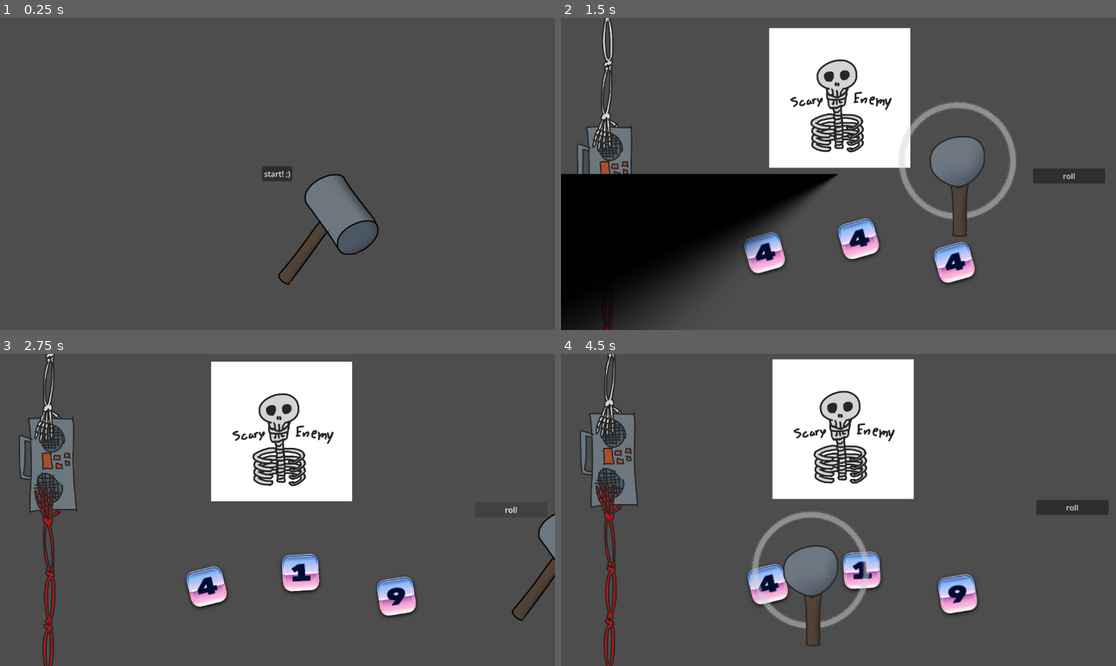
Above: before the commit, frames 1-4 (two rows, left to right).
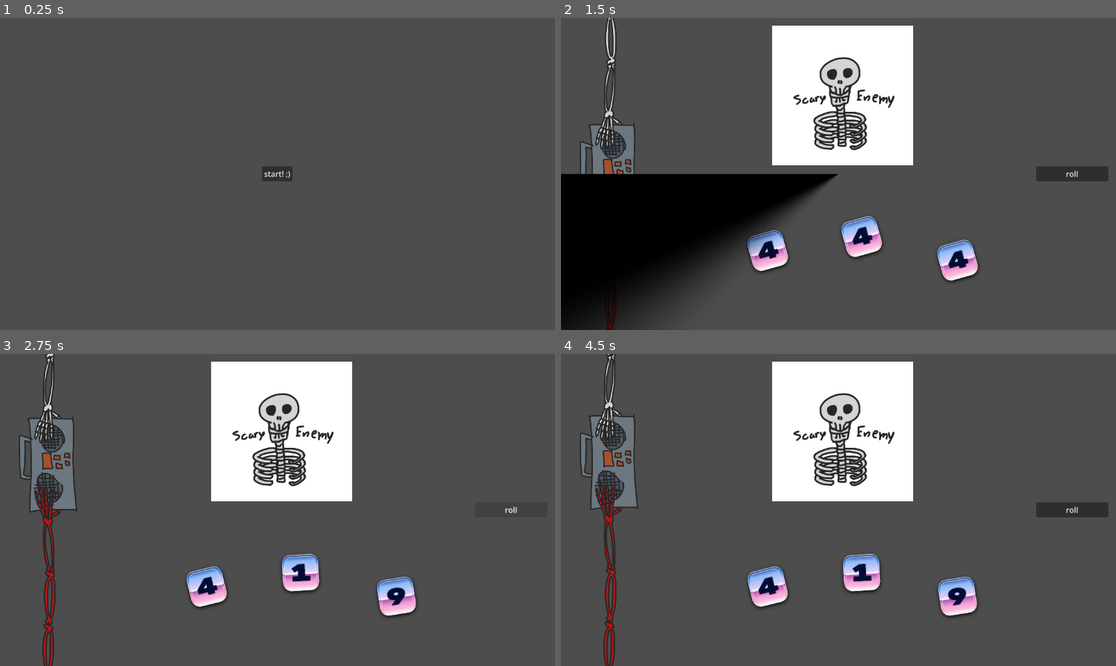
Above: after the commit, the same moments.

Repository: vhoyer/ludum_dare_60
Game: Godot game, scene res://stages/main_menu/main_menu.tscn
Two runs of this game, one before a commit and one after it. Both use one fixed random seed, a clock stepped at 60 frames per second and the inputs below.
Inputs (mouse positions are in pixels of both pictures, inside the frame that each line leads up to):
- Up to frame 1 (0.25 s): no input
- Up to frame 2 (1.5 s): click "start! ,)" at 0.5 s; move the mouse to (960, 158) at 1.27 s; hold Right (ui_right) from 1.28 s (still down); tap K at 1.35 s; click (960, 158) at 1.42 s
- Up to frame 3 (2.75 s): release Right (ui_right) at 2 s; click "roll" at 2 s
- Up to frame 4 (4.5 s): move the mouse to (727, 525) at 2.77 s; hold Down (ui_down) 2.78-3.53 s; tap K at 2.85, 3.6, 4.35 s; click (727, 525) at 2.92 s; move the mouse to (894, 441) at 3.52 s; hold Right (ui_right) 3.53-4.28 s; click (894, 441) at 3.67 s; move the mouse to (810, 572) at 4.27 s; hold Up (ui_up) from 4.28 s (still down); click (810, 572) at 4.42 s

The runs differ from the first frame. In frame 1, 1.8% of the frame differs, in the area x 50-69%, y 49-86%; in frame 2, 8.5%, in the area x 2-99%, y 0-100%; in frame 3, 0.5%; in frame 4, 7.7%.

Commit message:
✨ Create the default cursor

Diff:
--- a/components/game_cursor/cursor_resource.gd
+++ b/components/game_cursor/cursor_resource.gd
@@ -19,6 +19,9 @@
 @export
 var _pressed_sound: AudioEventBus.Id
 
+@export_enum('none', 'impact')
+var pressed_effect: String = 'none'
+
 
 enum Type {
 	NORMAL,
--- /dev/null
+++ b/components/game_cursor/cursors/default.tres
@@ -0,0 +1,8 @@
+[gd_resource type="Resource" script_class="CursorResource" format=3 uid="uid://bx586f3ywe4bs"]
+
+[ext_resource type="Script" uid="uid://ea62rs5o56wh" path="res://components/game_cursor/cursor_resource.gd" id="1_btclw"]
+
+[resource]
+script = ExtResource("1_btclw")
+_pressed_sound = 1
+metadata/_custom_type_script = "uid://ea62rs5o56wh"
--- a/components/game_cursor/cursors/hammer.tres
+++ b/components/game_cursor/cursors/hammer.tres
@@ -9,4 +9,6 @@
 _normal = ExtResource("1_t5x37")
 _pressed = ExtResource("2_qnb4u")
 _pressed_offset = Vector2(-77, -69)
+_pressed_sound = 5
+pressed_effect = "impact"
 metadata/_custom_type_script = "uid://ea62rs5o56wh"
--- a/components/game_cursor/cursors/hand.tres
+++ b/components/game_cursor/cursors/hand.tres
@@ -7,4 +7,6 @@
 script = ExtResource("2_es7e0")
 _pressed = ExtResource("1_xh8nm")
 _pressed_offset = Vector2(-132, -132)
+_pressed_sound = 6
+pressed_effect = "impact"
 metadata/_custom_type_script = "uid://ea62rs5o56wh"
--- a/components/game_cursor/game_cursor.gd
+++ b/components/game_cursor/game_cursor.gd
@@ -3,6 +3,9 @@
 
 
 @export
+var _default_cursor: CursorResource
+
+
 var cursor: CursorResource
 
 
@@ -14,6 +17,7 @@
 
 
 func _ready() -> void:
+	cursor = _default_cursor
 	cursor.apply(_cursor_sprite, CursorResource.Type.NORMAL)
 
 
@@ -26,7 +30,9 @@
 		if event.button_index == MOUSE_BUTTON_LEFT:
 			if event.is_pressed():
 				cursor.apply(_cursor_sprite, CursorResource.Type.PRESSED)
-				_impact()
+
+				match cursor.pressed_effect:
+					'impact': _impact()
 			else:
 				cursor.apply(_cursor_sprite, CursorResource.Type.NORMAL)
 
--- a/components/game_cursor/game_cursor.tscn
+++ b/components/game_cursor/game_cursor.tscn
@@ -1,7 +1,7 @@
 [gd_scene format=3 uid="uid://usqu7frh72wo"]
 
 [ext_resource type="Script" uid="uid://bfrgc2xrx58px" path="res://components/game_cursor/game_cursor.gd" id="1_0mnap"]
-[ext_resource type="Resource" uid="uid://d17wkpun5jdvw" path="res://components/game_cursor/cursors/hammer.tres" id="2_kqhv7"]
+[ext_resource type="Resource" uid="uid://bx586f3ywe4bs" path="res://components/game_cursor/cursors/default.tres" id="2_kqhv7"]
 [ext_resource type="Texture2D" uid="uid://bbecw3msbwwvw" path="res://assets/cursor/wave.png" id="3_kqhv7"]
 
 [sub_resource type="Curve" id="Curve_44guq"]
@@ -28,7 +28,7 @@
 process_mode = 3
 z_index = 100
 script = ExtResource("1_0mnap")
-cursor = ExtResource("2_kqhv7")
+_default_cursor = ExtResource("2_kqhv7")
 
 [node name="Particles" type="GPUParticles2D" parent="." unique_id=1649770786]
 unique_name_in_owner = true
--- a/stages/main_menu/start_button.gd
+++ b/stages/main_menu/start_button.gd
@@ -5,5 +5,4 @@
 
 
 func _on_button_down() -> void:
-	AudioEventBus.emit(AudioEventBus.Id.BUTTON_PRESSED)
 	StageManager.push_stage(next_stage)
